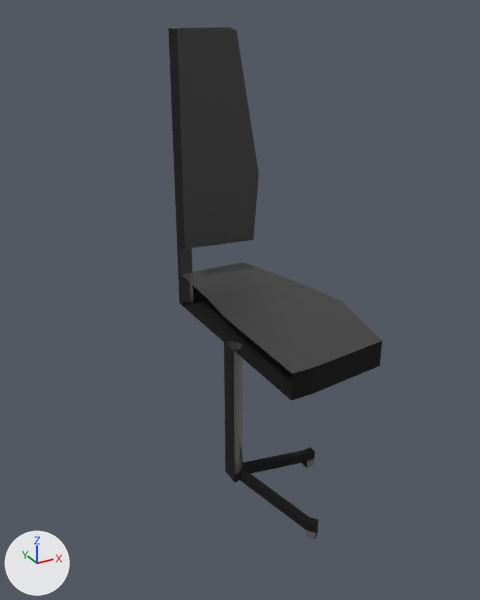
What one commit did to the glTF model Chair.glb.
Camera for both pictures: a camera (50 mm lens) standing at (-1.21, -2.29, 2.19) and looking at (0.05, -0.01, 1.05). Every picture has the same lights, and +X, +Y and +Z are marked at lower left. Where no turn or scale is listed for an object, it has been applied to the vertices. Vertices at the same position are counted once.

The older version as bpy lines, for what is in view:
```python
me_cube = bpy.data.meshes.new('Cube')
me_cube.from_pydata(...)  # 122 vertices, 240 faces; spans x 0.0..0.53, y -0.5..0.53, z -0.49..1.61
# faces by material slot: [144, 46, 50]
me_cube.materials.append(mat_schwarz)  # black #000000
me_cube.materials.append(mat_silber)  # grey #8b8b8b
me_cube.materials.append(mat_grau)  # black #3c3c3c
ob_chair = bpy.data.objects.new('chair', me_cube)
ob_chair.location = (0.0, 0.0, 0.498)
```
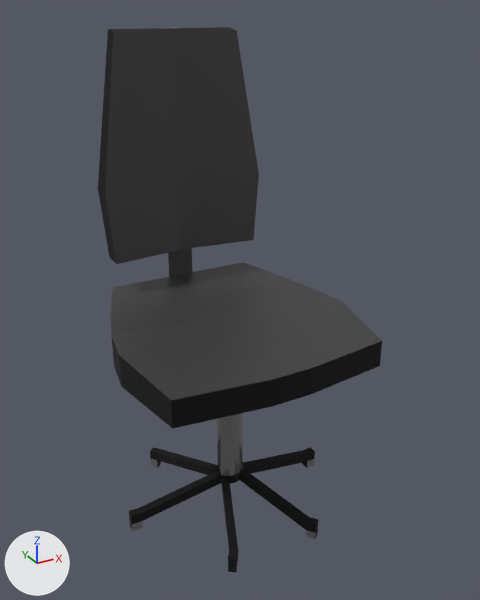
The change, as JSON lines over the scene's bpy script:
```json
{"block": "me_cube", "where": "# used by ob_chair; location = (0.0, 0.0, 0.498)"}
{"op": "remove", "block": "me_cube", "code": "me_cube.from_pydata(...)  # 122 vertices, 240 faces; spans x 0.0..0.53, y -0.5..0.53, z -0.49..1.61"}
{"op": "add", "block": "me_cube", "code": "me_cube.from_pydata(...)  # 219 vertices, 464 faces; spans x -0.53..0.53, y -0.5..0.53, z -0.49..1.61"}
{"block": "me_cube", "change": "me_cube part 1"}
{"block": "me_cube", "change": "83 vertices are added at x -0.53..-0.03, y -0.5..0.53, z -0.49..1.61"}
{"block": "me_cube", "change": "8 new vertices lie (0.0, 0.0, 0.05) away from vertices in x -0.25..-0.17, y -0.43..0.43, z -0.49..-0.46"}
{"block": "me_cube", "change": "6 new vertices lie (0.05, -0.01, 0.0) away from vertices in x -0.5, y 0.01..0.05, z -0.49..-0.41"}
{"block": "me_cube", "change": "128 new faces join them, mat_schwarz (black #000000)"}
{"block": "me_cube", "change": "46 new faces join them, mat_silber (grey #8b8b8b)"}
{"block": "me_cube", "change": "50 new faces join them, mat_grau (black #3c3c3c)"}
```

Changed parts and their boxes [x1, y1, x2, y2] in the pictures (480 x 600 px):
```json
{"object": "chair", "change": "reshaped", "before": [168, 27, 382, 539], "after": [98, 27, 382, 573], "on screen": "33% wider, 7% taller"}
{"part": 1, "of": "me_cube", "change": "added", "after": [98, 28, 292, 573], "on screen": "black"}
```
